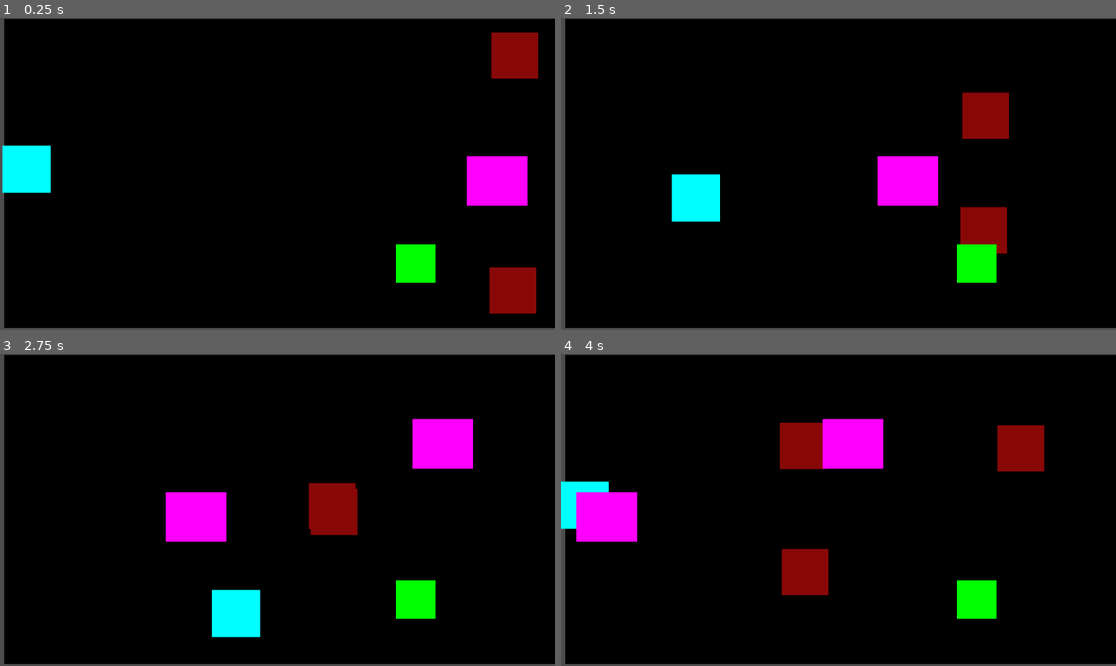
Above: before the commit, frames 1-4 (two rows, left to right).
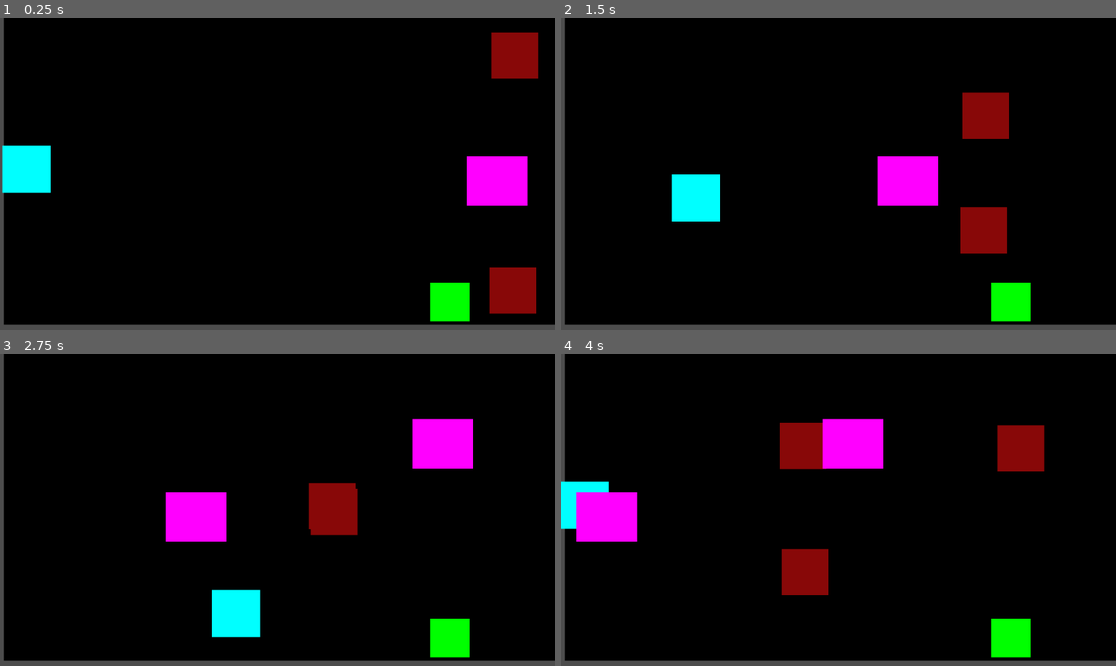
Above: after the commit, the same moments.

Repository: GitProjectAS/DOT-ESCAPE
Game: Godot game, scene res://Scenes/level.tscn
Same seed, same stepped clock (60 frames per second), same inputs: the game is played once before the commit and once after it.
Inputs:
- Up to frame 1 (0.25 s): no input
- Up to frame 2 (1.5 s): hold Right (ui_right) 0.53-1.28 s; hold Down (ui_down) from 1.28 s (still down)
- Up to frame 3 (2.75 s): release Down (ui_down) at 2.03 s; hold Right (ui_right) from 2.03 s (still down)
- Up to frame 4 (4 s): release Right (ui_right) at 2.78 s; hold Up (ui_up) 2.78-3.53 s; hold Left (ui_left) from 3.53 s (still down)

The runs differ from the first frame. In frame 1, 3.4% of the frame differs, in the area x 0-100%, y 0-100%; in frame 2, 3.5%; in frame 3, 3.5%; in frame 4, 3.4%.

Commit message:
Improvising (Break from the project)

Diff:
--- a/dot-escape---godot-/Scenes/level.tscn
+++ b/dot-escape---godot-/Scenes/level.tscn
@@ -23,10 +23,10 @@
 position = Vector2(3, -2)
 
 [node name="ColorRect" type="ColorRect" parent="." unique_id=1907976343]
-offset_left = 6.0
-offset_top = 4.0
-offset_right = 1156.0
-offset_bottom = 646.0
+offset_left = 5.0
+offset_top = -3.0
+offset_right = 1155.0
+offset_bottom = 639.0
 color = Color(0, 0, 0, 1)
 
 [node name="CharacterBody2D" parent="." unique_id=1593322135 instance=ExtResource("1_tumq0")]
@@ -70,7 +70,7 @@
 position = Vector2(1093, 340)
 
 [node name="Area2D2" parent="." unique_id=472797888 instance=ExtResource("4_81xng")]
-position = Vector2(860, 512)
+position = Vector2(931, 592)
 
 [node name="Node2D" type="Node2D" parent="." unique_id=781344243]
 script = ExtResource("5_wqkje")
